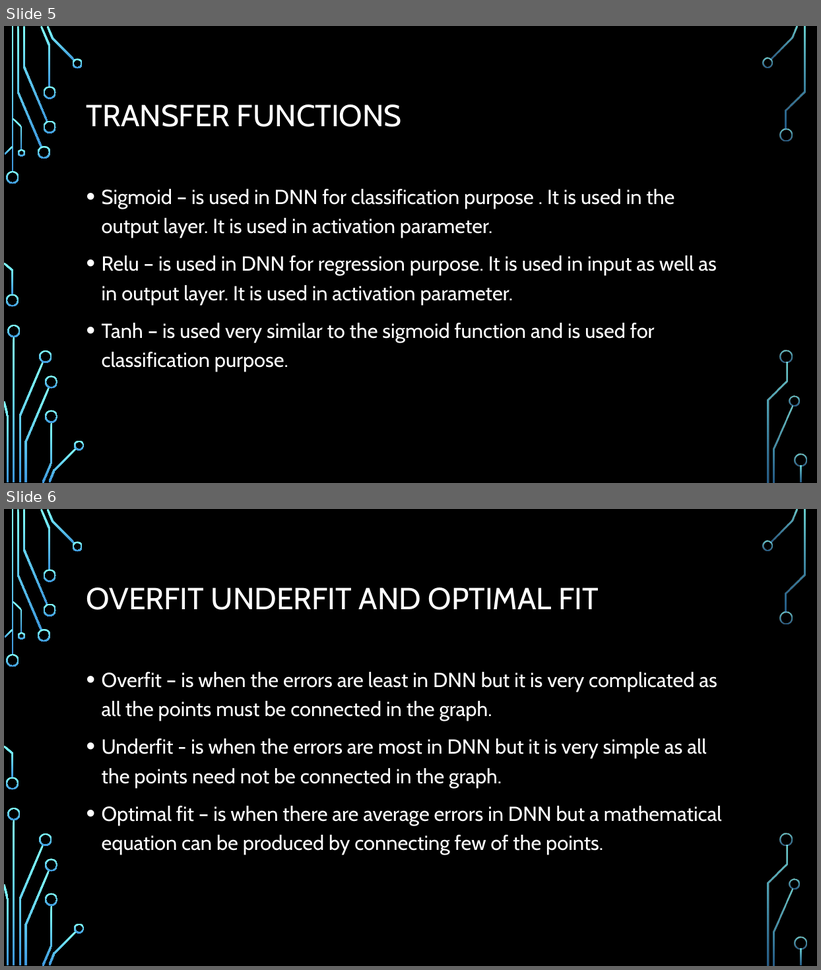
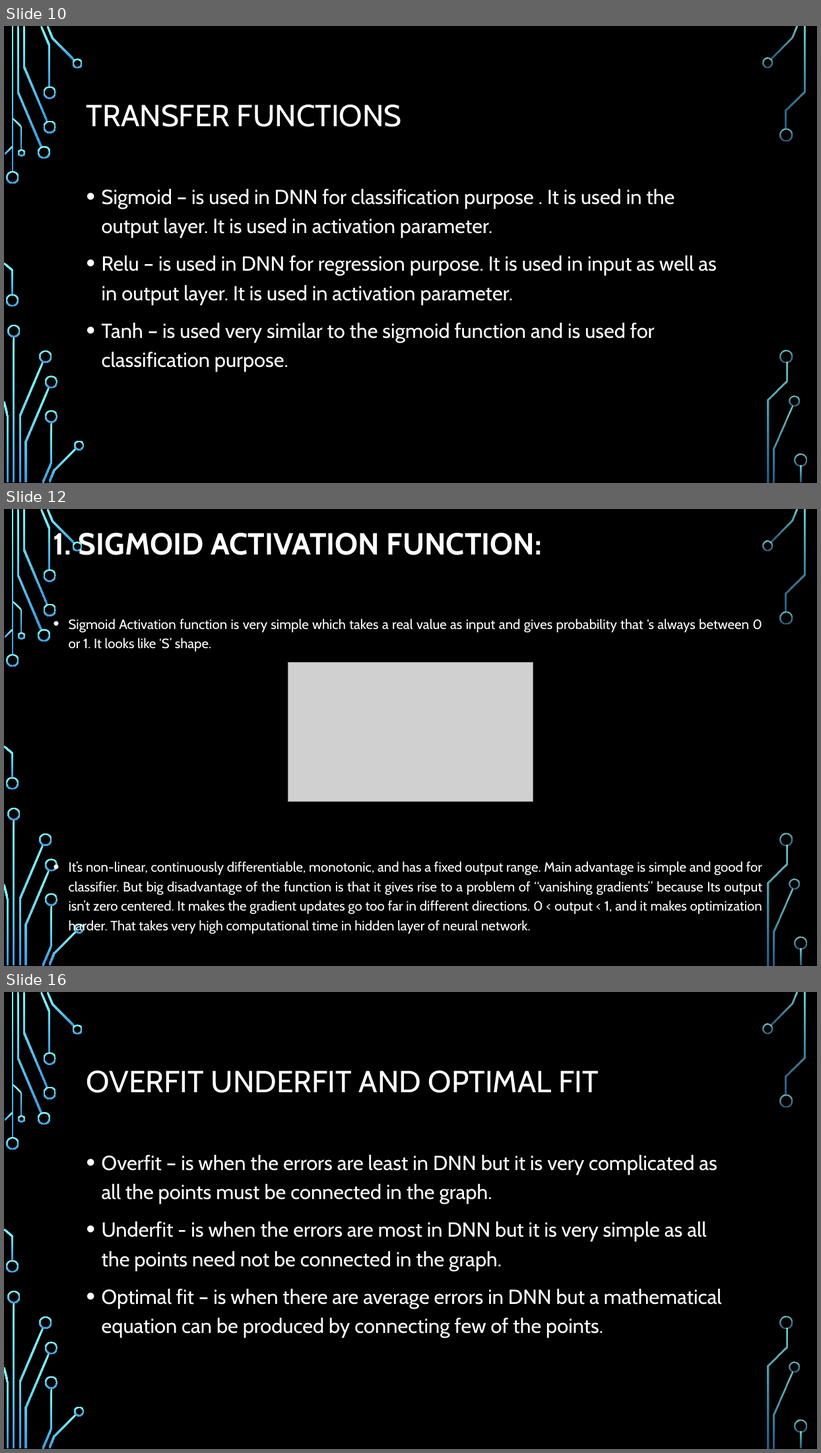
Before and after one commit to ENG19CS0023-AKSHAY/Deep-learning, a slide deck: ENG19CS0023(Akshay V R)(DL assignment 2).pptx. Shown one above the other, each under a label of ours: slides 5 and 6 before the commit, slides 10, 12 and 16 after it; the slides between them are not shown. The pictures are 821x970 and 821x1453 pixels, drawn with LibreOffice and Linux fonts; fonts in the diff are those of the drawing; grey boxes stand for pictures; background and template pictures are left out. Boxes give left, top, right and bottom in pixels: in the first picture for what was removed or moved away, otherwise in the second. Text is boxed around its words. In the diff, an @@ line names an element or a change of style, - is before the commit and + after.

```diff
--- a/ENG19CS0023(Akshay V R)(DL assignment 2).pptx
+++ b/ENG19CS0023(Akshay V R)(DL assignment 2).pptx
@@ slide 12 added at (4,509,817,966), background picture (left out); not listed: 36 template elements that a slide beside it also shows @@
@@ title added at (54,529,542,555), 36 pt, text #FFFFFF, bold @@
+1. SIGMOID ACTIVATION FUNCTION:
@@ text added at (69,619,762,935), 16 pt, text #FFFFFF @@
+• Sigmoid Activation function is very simple which takes a real value as input and gives probability that ‘s always between 0 or 1. It looks like ‘S’ shape.
+• It’s non-linear, continuously differentiable, monotonic, and has a fixed output range. Main advantage is simple and good for classifier. But big disadvantage of the function is that it gives rise to a problem of “vanishing gradients” because Its output isn’t zero centered. It makes the gradient updates go too far in different directions. 0 < output < 1, and it makes optimization harder. That takes very high computational time in hidden layer of neural network.
@@ picture added at (288,663,533,802) @@
@@ what was slide 5 is now slide 10 @@
@@ what was slide 6 is now slide 16 @@
```
Also in this commit, not shown: 9 other slides added.
